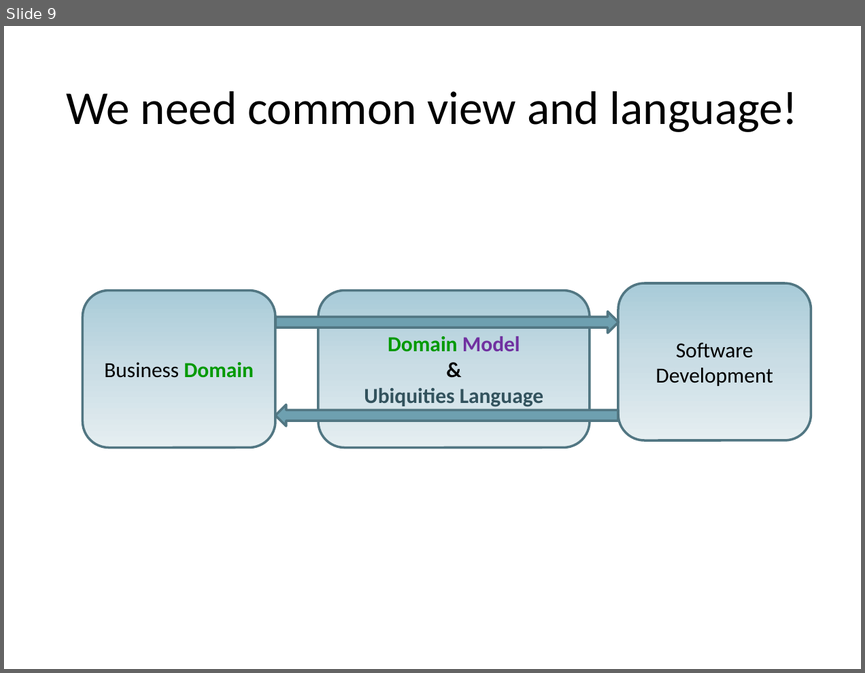
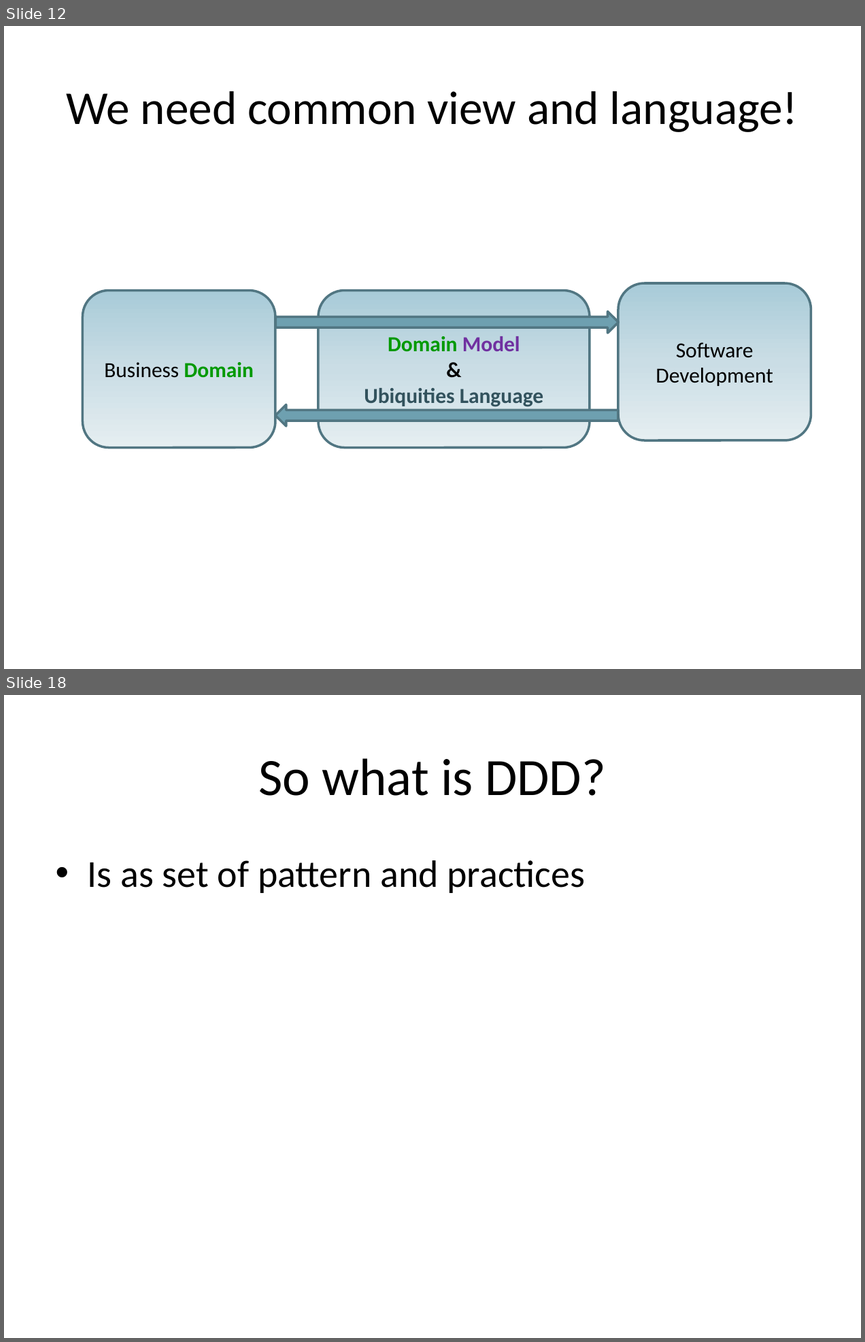
Before and after one commit to arturtv/dddpresentation, a slide deck: Domain-DrivenDesign.A.Trosin.pptx. Shown one above the other, each under a label of ours: slide 9 before the commit, slides 12 and 18 after it; the slides between them are not shown. The pictures are 865x673 and 865x1342 pixels, drawn with LibreOffice and Linux fonts; fonts in the diff are those of the drawing. Boxes give left, top, right and bottom in pixels: in the first picture for what was removed or moved away, otherwise in the second. Text is boxed around its words. In the diff, an @@ line names an element or a change of style, - is before the commit and + after.

```diff
--- a/Domain-DrivenDesign.A.Trosin.pptx
+++ b/Domain-DrivenDesign.A.Trosin.pptx
@@ slide 18 added at (x1=4, y1=695, x2=861, y2=1338), background #FFFFFF @@
@@ title added at (x1=258, y1=758, x2=606, y2=796), 44 pt, text #000000 @@
+So what is DDD?
@@ text added at (x1=88, y1=860, x2=585, y2=893), 32 pt, text #000000 @@
+• Is as set of pattern and practices
@@ what was slide 9 is now slide 12 @@
```
Also in this commit, not shown: 2 slides changed, 9 other slides added, 4 slides removed.
